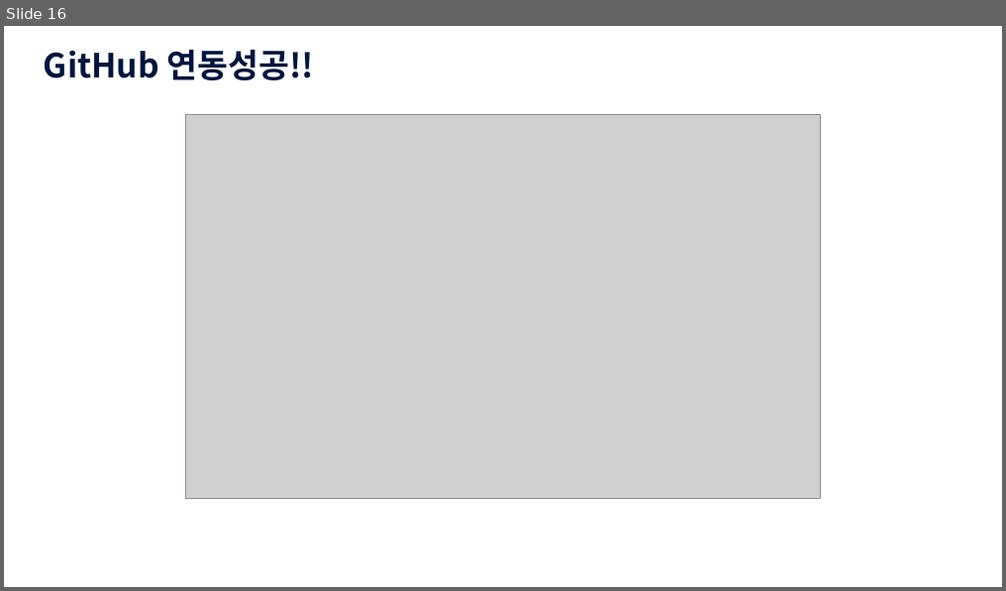
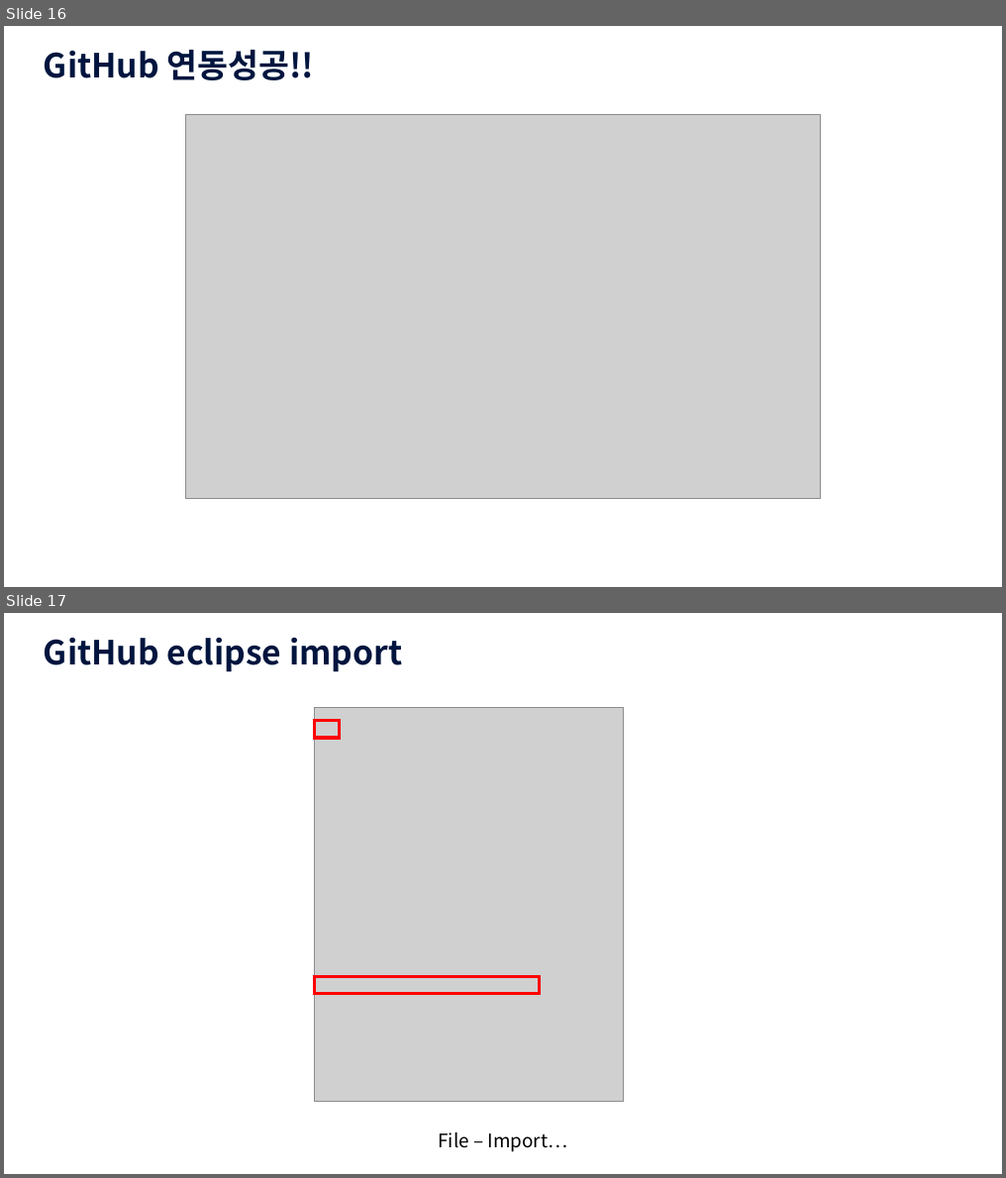
Before and after one commit to dobby2024/JavaSE, a slide deck: JAVA_GitHub연동.pptx. Shown one above the other, each under a label of ours: slide 16 before the commit, slides 16 and 17 after it. The pictures are 1006x591 and 1006x1178 pixels, drawn with LibreOffice and Linux fonts; fonts in the diff are those of the drawing; grey boxes stand for pictures; background and template pictures are left out. Boxes give left, top, right and bottom in pixels: in the first picture for what was removed or moved away, otherwise in the second. Text is boxed around its words. In the diff, an @@ line names an element or a change of style, - is before the commit and + after.

Commit message:
import 추가

```diff
--- a/JAVA_GitHub연동.pptx
+++ b/JAVA_GitHub연동.pptx
@@ slide 17 added at [4, 613, 1002, 1174], background picture (left out) @@
@@ text added at [44, 637, 402, 672], 32 pt, text #00153E, bold @@
+GitHub eclipse import
@@ picture added at [314, 707, 623, 1102] @@
@@ rectangle added at [314, 720, 339, 738], outline #FF0000 3 pt @@
@@ rectangle added at [314, 977, 539, 994], outline #FF0000 3 pt @@
@@ text added at [439, 1133, 568, 1153], 18 pt, text #000000 @@
+File – Import…
```
Also in this commit, not shown: 10 other slides added.
